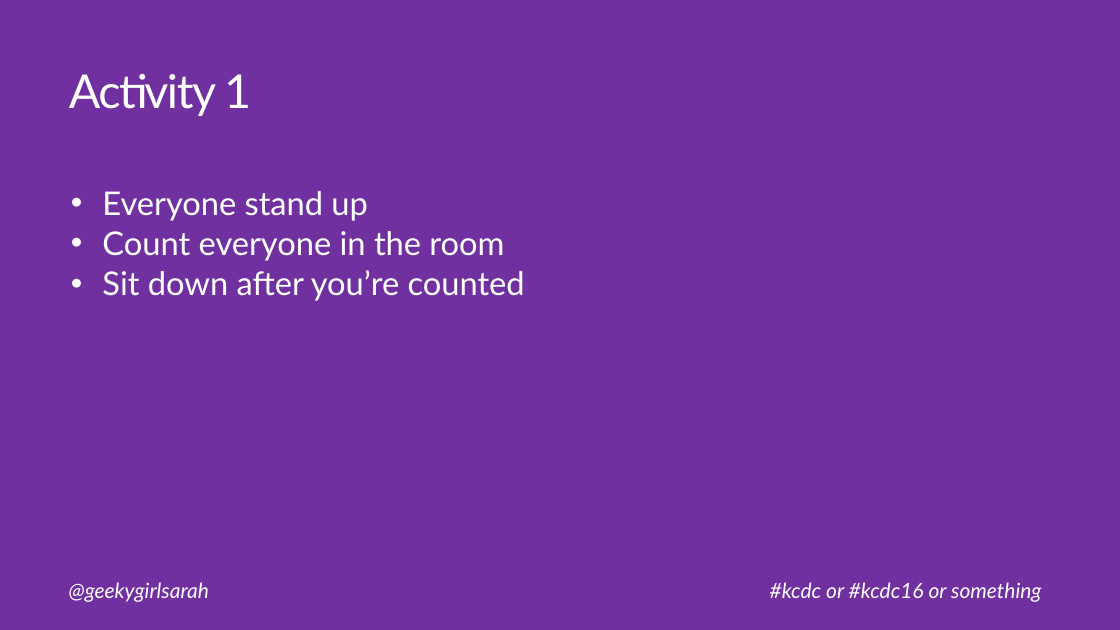
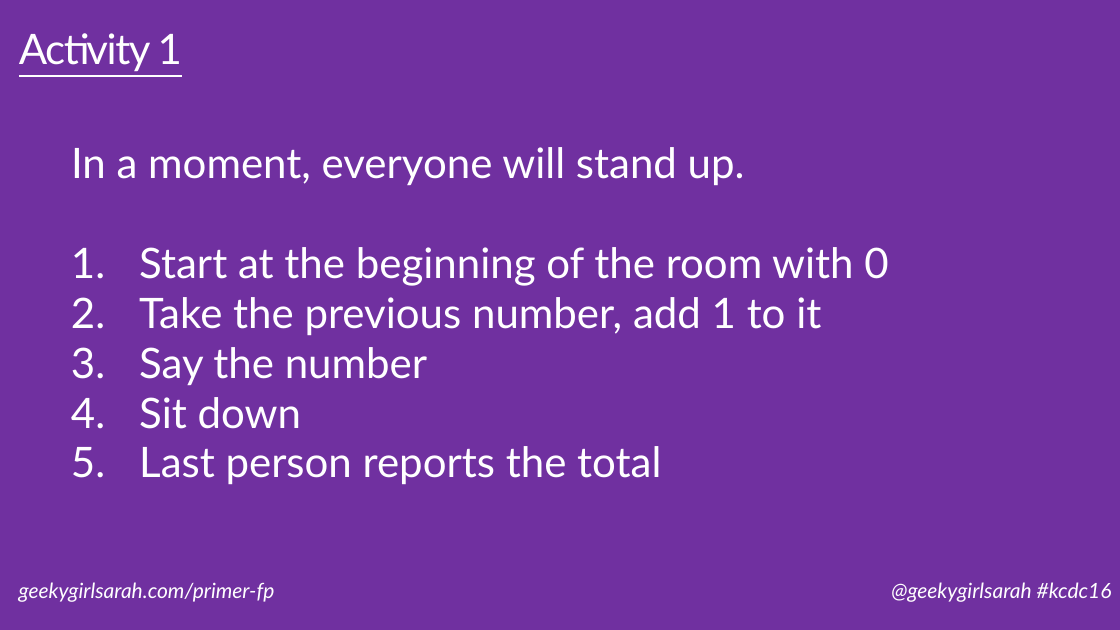
Before and after one commit to geekygirlsarah/talk-a_primer_on_functional_programming, a slide deck: slide 40 of A Primer on Functional Programming.pptx (slide 19 before the commit). Drawn at 1120x630 pixels with LibreOffice and Linux fonts; fonts in the diff are those of the drawing. Boxes give left, top, right and bottom in pixels: in the first picture for what was removed or moved away, otherwise in the second. Text is boxed around its words. In the diff, an @@ line names an element or a change of style, - is before the commit and + after.

Commit message:
Cleanup slides, improve examples, simplify wording, expand large slides into smaller ones

```diff
--- a/A Primer on Functional Programming.pptx
+++ b/A Primer on Functional Programming.pptx
@@ title "Activity 1": place and size @@
-title "Activity 1" at [69, 74, 251, 116]
+title "Activity 1" at [19, 33, 182, 72]
@@ title "Activity 1" at [19, 33, 182, 72]: size 40 to 36 pt, underline on @@
@@ text "In a moment, everyone will ..." at [71, 147, 888, 485]: vertical alignment top to middle @@
@@ text at [71, 147, 888, 485]: text changed; size 28 to 36 pt @@
-  • Everyone stand up
-  • Count everyone in the room
-  • Sit down after you’re counted
+  In a moment, everyone will stand up.
+  1. Start at the beginning of the room with 0
+  2. Take the previous number, add 1 to it
+  3. Say the number
+  4. Sit down
+  5. Last person reports the total
@@ text at [19, 582, 275, 602]: text changed @@
-@geekygirlsarah
+geekygirlsarah.com/primer-fp
@@ text at [891, 582, 1112, 602]: text changed @@
-#kcdc or #kcdc16 or something
+@geekygirlsarah #kcdc16
```
Also in this commit, not shown: 28 other slides changed, 23 slides added, 1 slide removed.
